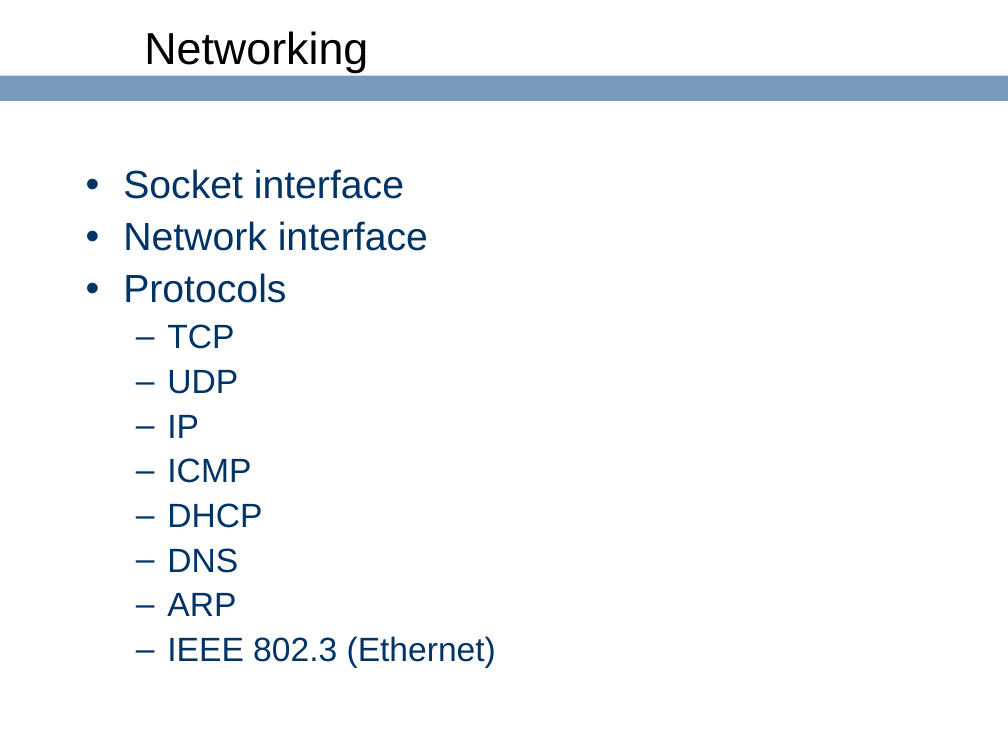
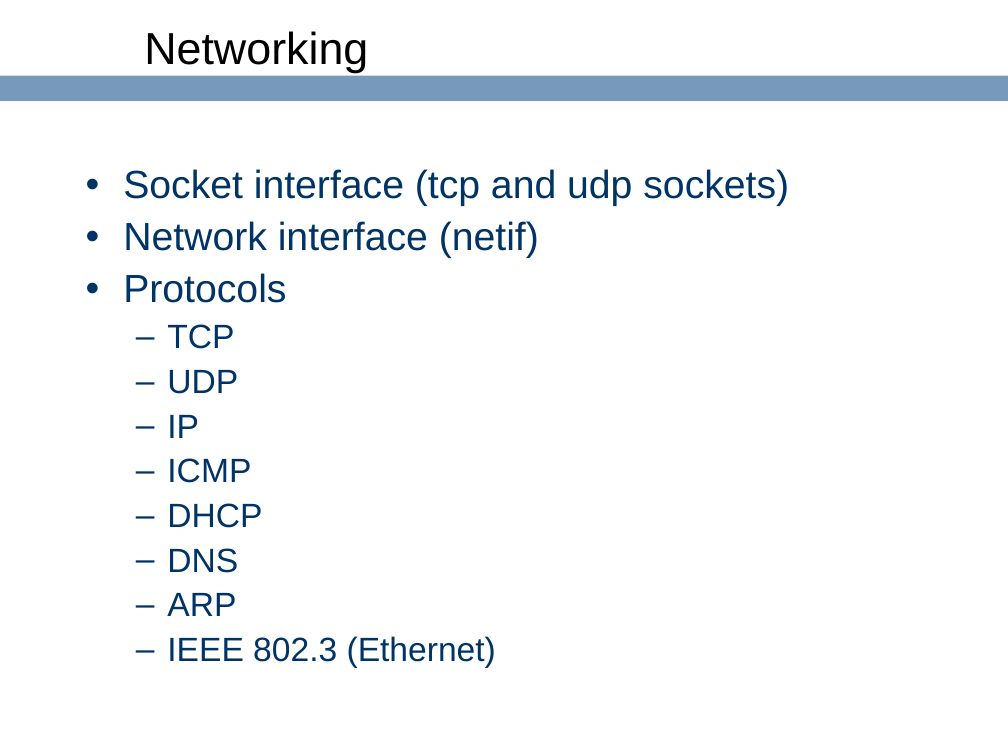
Before and after one commit to ringgaard/sanos, a slide deck: slide 62 of doc/sanostech.ppt (slide 60 before the commit). Drawn at 1008x756 pixels with LibreOffice and Linux fonts; fonts in the diff are those of the drawing; background and template pictures are left out. Boxes give left, top, right and bottom in pixels: in the first picture for what was removed or moved away, otherwise in the second. Text is boxed around its words. In the diff, an @@ line names an element or a change of style, - is before the commit and + after.

```diff
--- a/doc/sanostech.ppt
+++ b/doc/sanostech.ppt
@@ text at <box>123,169,789,258</box>: text changed @@
-• Socket interface
-• Network interface
+• Socket interface (tcp and udp sockets)
+• Network interface (netif)
```
Also in this commit, not shown: 6 other slides changed, 3 slides added, 1 slide removed.
